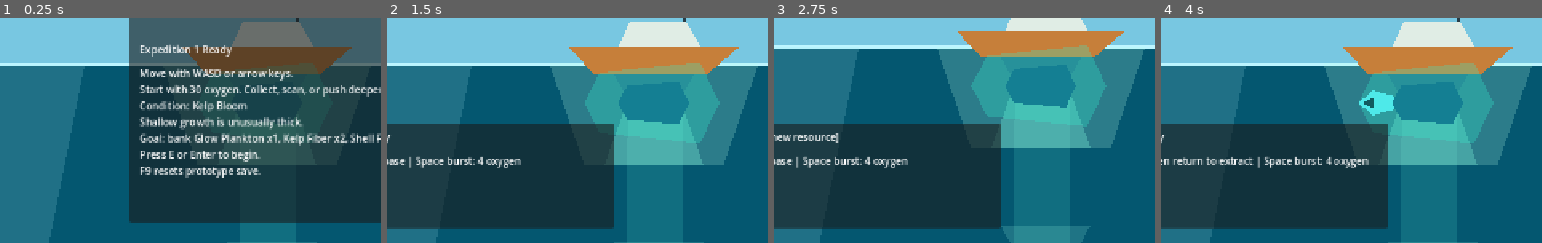
Above: before the commit, frames 1-4 (left to right).
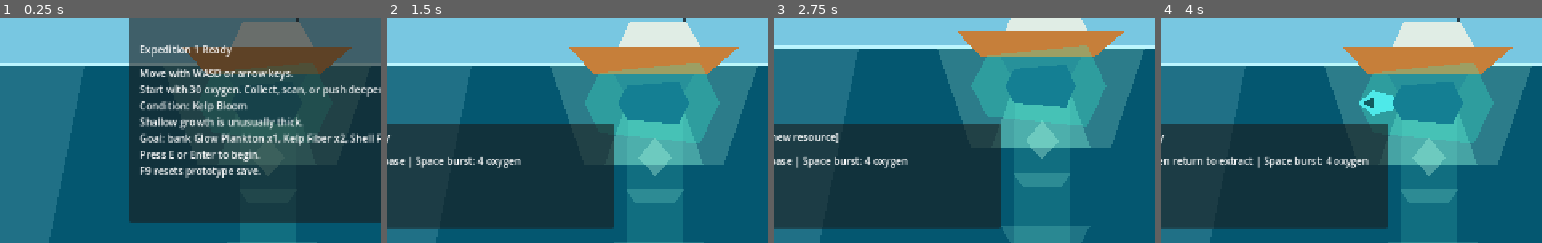
Above: after the commit, the same moments.

Repository: joeypshell/OceanGame
Game: Godot game, scene res://scenes/Main.tscn
Same seed, same stepped clock (60 frames per second), same inputs: the game is played once before the commit and once after it.
Inputs:
- Up to frame 1 (0.25 s): no input
- Up to frame 2 (1.5 s): tap Enter at 0.5 s; hold D (move_right) 0.53-1.28 s; tap E (interact) at 0.6 s; hold S (move_down) from 1.28 s (still down); tap F (scan) at 1.35 s
- Up to frame 3 (2.75 s): release S (move_down) at 2.03 s; hold D (move_right) from 2.03 s (still down); tap E (interact) at 2.1 s
- Up to frame 4 (4 s): release D (move_right) at 2.78 s; hold Space (burst_thruster) 2.78-3.53 s; tap F (scan) at 2.85 s; tap R (restart_dive) at 3.5 s; hold A (move_left) from 3.53 s (still down); tap E (interact) at 3.6 s
The pictures show only the part of the screen within x 17-67%, y 5-55%; the shares and areas given below are measured in that part.

The runs differ from the first frame. In frame 2, 1.6% of the frame differs, in the area x 62-78%, y 53-83%; in frame 3, 1.5%; in frame 4, 1.6%.

Commit message:
Resolve #130 add compact return marker

Diff:
--- a/scenes/Main.tscn
+++ b/scenes/Main.tscn
@@ -168,6 +168,14 @@
 color = Color(0.72, 1, 0.9, 0.22)
 polygon = PackedVector2Array(454, 120, 826, 120, 764, 300, 516, 300)
 
+[node name="BaseReturnBeacon" type="Polygon2D" parent="."]
+color = Color(0.74, 1, 0.9, 0.34)
+polygon = PackedVector2Array(642, 252, 672, 288, 642, 320, 612, 288)
+
+[node name="BaseReturnBeaconRib" type="Polygon2D" parent="."]
+color = Color(0.62, 1, 0.9, 0.2)
+polygon = PackedVector2Array(590, 344, 694, 344, 676, 370, 608, 370)
+
 [node name="ShallowLightRays" type="Polygon2D" parent="."]
 color = Color(0.64, 0.91, 0.93, 0.18)
 polygon = PackedVector2Array(138, 122, 316, 122, 188, 760, 72, 760)
Not shown, changed: docs/current/GAMEPLAY.md
